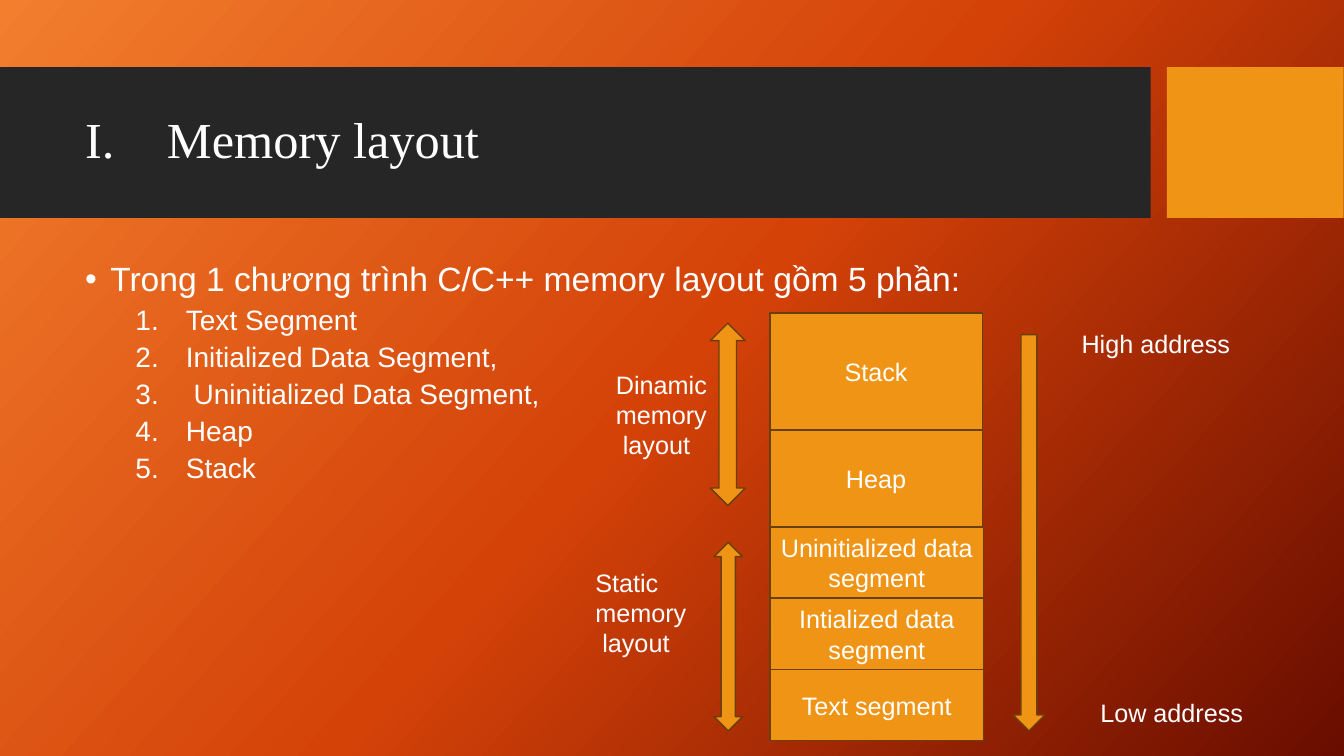
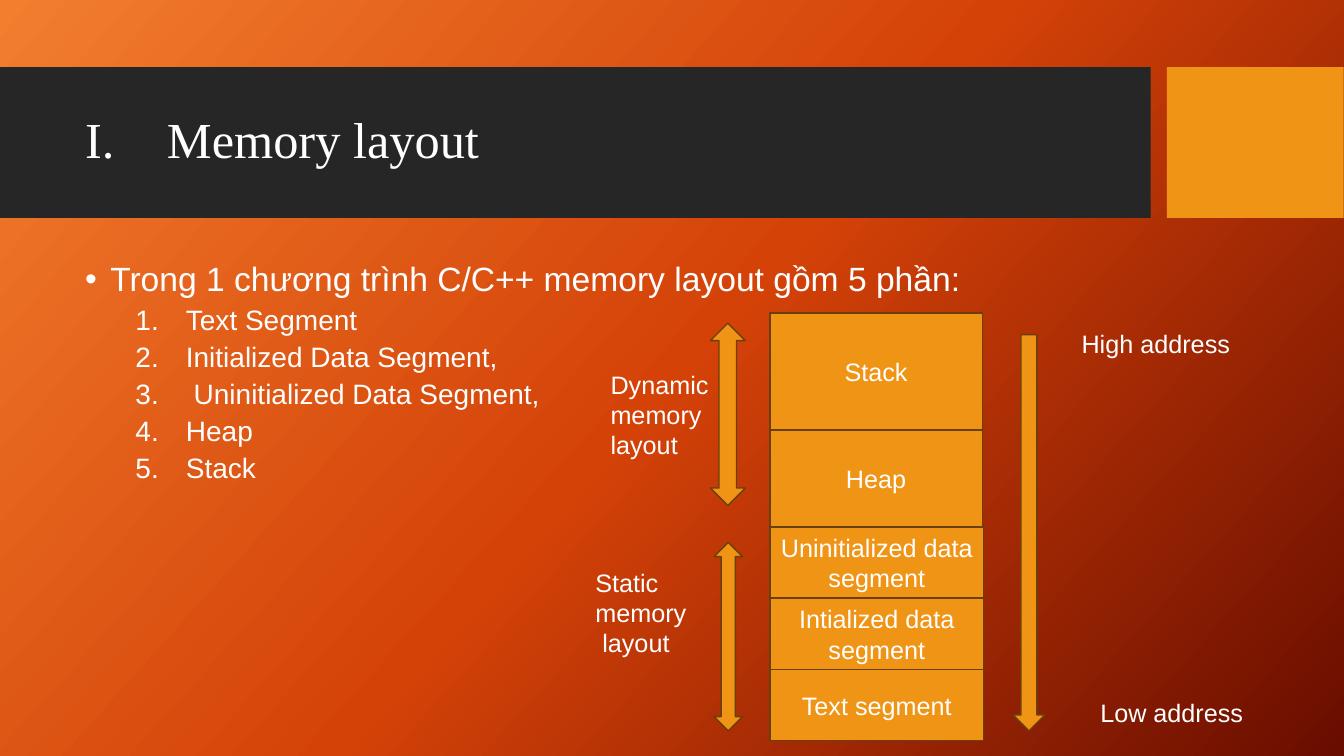
Before and after one commit to DantNg/learnCPP, a slide deck: slide 4 of Slide/Memory Layout.pptx (slide 3 before the commit). Drawn at 1344x756 pixels with LibreOffice and Linux fonts; fonts in the diff are those of the drawing; background and template pictures are left out. Boxes give left, top, right and bottom in pixels: in the first picture for what was removed or moved away, otherwise in the second. Text is boxed around its words. In the diff, an @@ line names an element or a change of style, - is before the commit and + after.

Commit message:
adjust memorylayout

```diff
--- a/Slide/Memory Layout.pptx
+++ b/Slide/Memory Layout.pptx
@@ text at bbox=[611, 375, 709, 460]: text changed @@
-Dinamic memory layout
+Dynamic memory layout
```
Also in this commit, not shown: 1 slide added.
